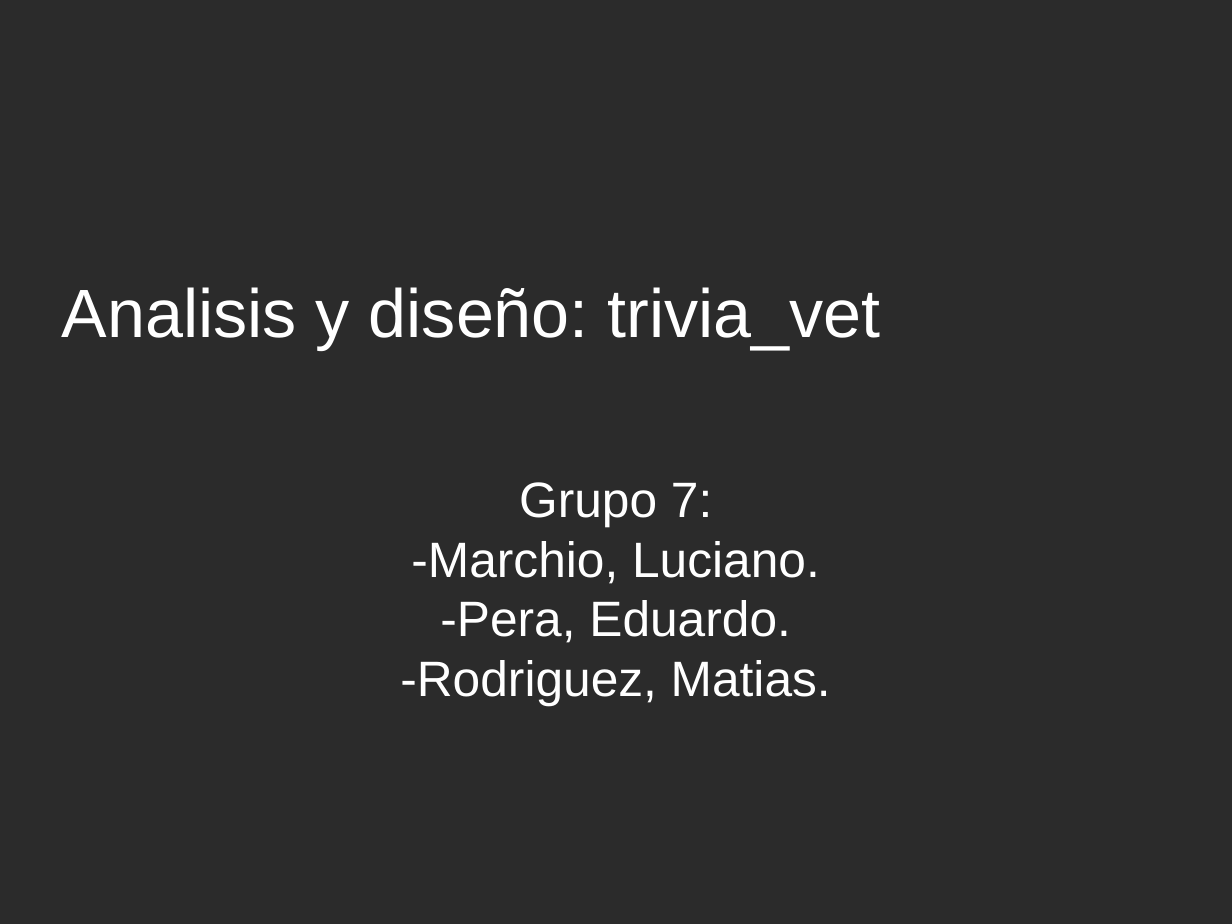
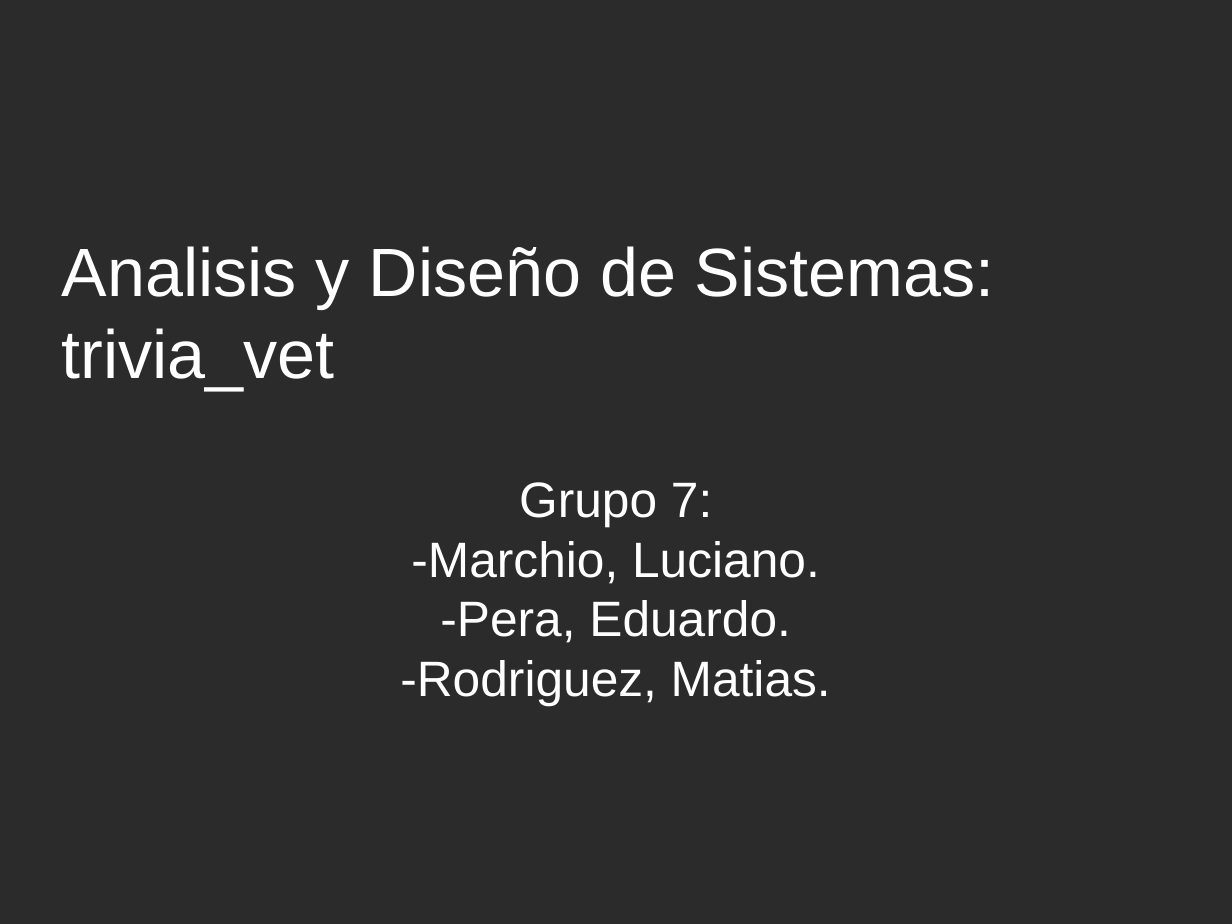
Before and after one commit to enedra/triviavet, a slide deck: slide 1 of presentacion ayd.odp. Drawn at 1232x924 pixels with LibreOffice and Linux fonts; fonts in the diff are those of the drawing; background and template pictures are left out; a plain dark background stands for a picture behind light text. Boxes give left, top, right and bottom in pixels: in the first picture for what was removed or moved away, otherwise in the second. Text is boxed around its words. In the diff, an @@ line names an element or a change of style, - is before the commit and + after.

```diff
--- a/presentacion ayd.odp
+++ b/presentacion ayd.odp
@@ title at [62,246,995,391]: text changed @@
-Analisis y diseño: trivia_vet
+Analisis y Diseño de Sistemas: trivia_vet
```
Also in this commit, not shown: 3 other slides changed, 1 slide added, 5 other files.
